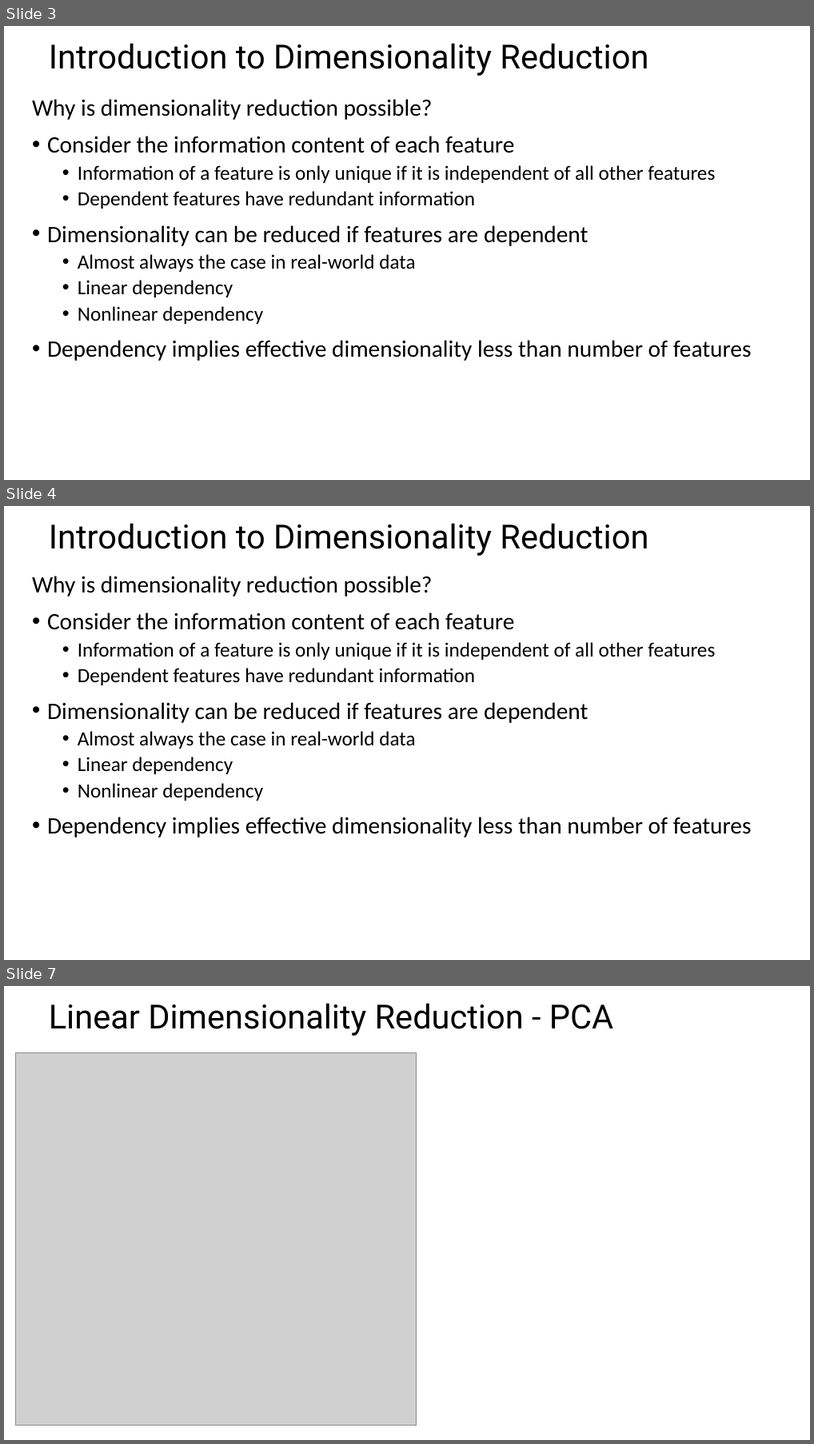
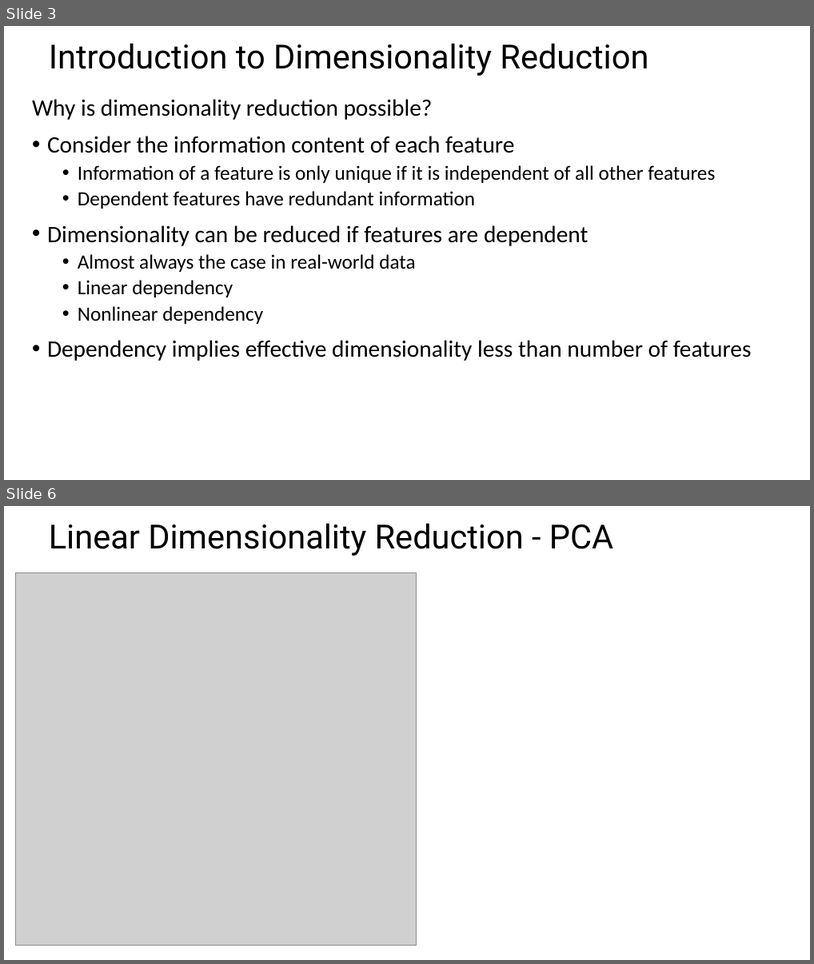
Before and after one commit to StephenElston/CSCI-E-108, a slide deck: slides/7_DimensionalityReduction.pptx. Shown one above the other, each under a label of ours: slides 3, 4 and 7 before the commit, slides 3 and 6 after it; the slides between them are not shown. The pictures are 814x1444 and 814x964 pixels, drawn with LibreOffice and Linux fonts; fonts in the diff are those of the drawing; grey boxes stand for pictures. Boxes give left, top, right and bottom in pixels: in the first picture for what was removed or moved away, otherwise in the second. Text is boxed around its words. In the diff, an @@ line names an element or a change of style, - is before the commit and + after.

```diff
--- a/slides/7_DimensionalityReduction.pptx
+++ b/slides/7_DimensionalityReduction.pptx
@@ slide 4 removed at [4, 506, 810, 960], background #FFFFFF @@
@@ title removed at [49, 523, 649, 556] @@
-Introduction to Dimensionality Reduction
@@ text removed at [32, 576, 752, 837] @@
-Why is dimensionality reduction possible?
-• Consider the information content of each feature
-  • Information of a feature is only unique if it is independent of all other features
-  • Dependent features have redundant information
-• Dimensionality can be reduced if features are dependent
-  • Almost always the case in real-world data
-  • Linear dependency
-  • Nonlinear dependency
-• Dependency implies effective dimensionality less than number of features
@@ what was slide 7 is now slide 6 @@
```
Also in this commit, not shown: 4 slides changed.
